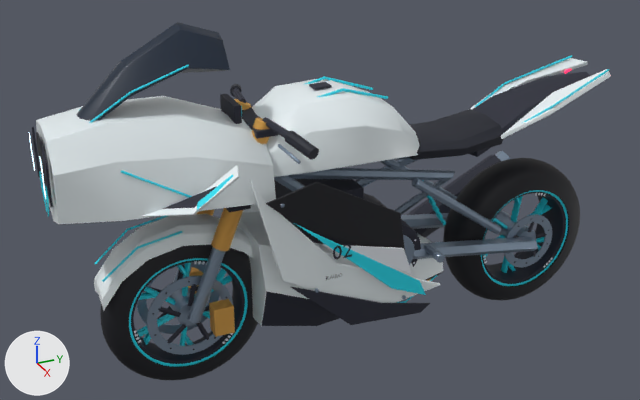
The glTF model docs/art/cyber-bike-options/ghost/ghost.glb as it was, and as the next commit left it.
Before and after are seen from a 50 mm lens placed at (2.64, -1.36, 1.92), pointed at (-0.02, -0.16, 0.59). Lighting does not change. The marker at lower left points along +X, +Y and +Z. The picture after the commit comes second. Vertices at exactly the same position are counted once.

The older version as bpy lines, for what is in view:
```python
ob_bike_body = bpy.data.objects.new('bike_body', me_bike_body)
ob_bike_body.location = (0.0, 0.0, 0.0)
ob_wheel_f = bpy.data.objects.new('wheel_f', me_wheel_f)
ob_wheel_f.location = (0.0, 0.0, 0.0)
ob_wheel_r = bpy.data.objects.new('wheel_r', me_wheel_r)
ob_wheel_r.location = (0.0, 0.0, 0.0)
```
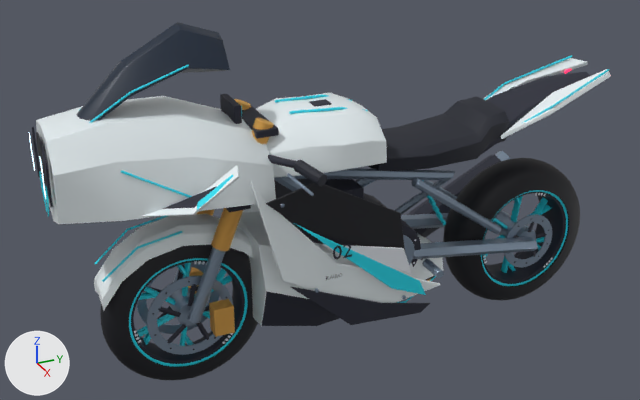
Location of each change, (x1, y1, x2, y2) in pixels of the pictures (640 x 400 px; the box of a moved part takes in the faces that stretch with it):
part 1 of me_bike_body, moved or reshaped
    before: (305, 76, 373, 90)
    after: (275, 95, 352, 103)
part 2 of me_bike_body, moved or reshaped
    before: (318, 88, 388, 99)
    after: (289, 107, 368, 114)
part 3 of me_bike_body, moved or reshaped
    before: (309, 82, 332, 90)
    after: (309, 99, 332, 106)
part 4 of me_bike_body, moved or reshaped (not visible afterwards)
    before: (230, 84, 242, 97)
part 5 of me_bike_body, moved or reshaped (not visible afterwards)
    before: (285, 131, 319, 160)
part 6 of me_bike_body, moved or reshaped
    before: (278, 144, 301, 164)
    after: (287, 173, 314, 196)
part 7 of me_bike_body, moved or reshaped
    before: (424, 243, 445, 263)
    after: (422, 259, 444, 278)
part 8 of me_bike_body, added (black)
    after: (294, 160, 327, 186)
part 9 of me_bike_body, rebuilt
    before: (409, 109, 503, 160)
    after: (368, 96, 509, 171)
part 10 of me_bike_body, added
    after: (268, 155, 297, 168)
part 11 of me_bike_body, deleted
    before: (262, 117, 289, 138)
part 12 of me_bike_body, deleted
    before: (232, 88, 246, 103)
part 13 of me_bike_body, moved or reshaped
    before: (252, 79, 419, 177)
    after: (256, 93, 387, 178)

What changed in the scene script:
```text
Change me_bike_body:
    used by ob_bike_body; location = (0.0, 0.0, 0.0)
    remove me_bike_body.from_pydata(...)  # 4285 vertices, 7938 faces; spans x -0.36..0.36, y -1.12..1.02, z 0.16..1.29
    add me_bike_body.from_pydata(...)  # 4495 vertices, 8342 faces; spans x -0.36..0.36, y -1.12..1.02, z 0.16..1.29
    me_bike_body part 1: the loose piece of 32 vertices spanning x -0.08..-0.05, y -0.31..0.06, z 0.97..1.03 is multiplied about its middle by the matrix ((0.983, -0.011, 0.048), (-0.163, 0.818, 0.587), (0.213, -0.088, 0.329)), then moved by (0.0, -0.03, -0.04)
    me_bike_body part 2: the loose piece of 32 vertices spanning x 0.05..0.08, y -0.31..0.06, z 0.97..1.03 is multiplied about its middle by the matrix ((0.983, 0.011, -0.048), (0.163, 0.818, 0.587), (-0.213, -0.088, 0.329)), then moved by (0.0, -0.03, -0.04)
    me_bike_body part 3: the loose piece of 24 vertices spanning x -0.02..0.02, y -0.2..-0.14, z 1.02..1.03 is moved by (0.0, 0.0, -0.06)
    me_bike_body part 4: the loose piece of 60 vertices spanning x -0.36..-0.24, y -0.41..-0.33, z 0.92..0.98 is multiplied about its middle by the matrix ((0.595, 1.689, 0.0), (0.241, -0.085, -1.643), (-0.462, 0.163, 0.579)), then moved by (0.2, -0.09, -0.09), in mat_dark (dark blue #202333)
    me_bike_body part 5: the loose piece of 60 vertices spanning x 0.24..0.36, y -0.41..-0.33, z 0.92..0.98 is multiplied about its middle by the matrix ((0.595, -1.689, 0.0), (-0.241, -0.085, -1.643), (0.462, 0.163, 0.579)), then moved by (-0.2, -0.09, -0.09), in mat_dark (dark blue #202333)
    me_bike_body part 6: the loose piece of 36 vertices spanning x 0.25..0.36, y -0.43..-0.4, z 0.91..0.94 is moved by (0.0, 0.04, -0.11)
    me_bike_body part 7: the loose piece of 48 vertices spanning x 0.14..0.24, y 0.18..0.22, z 0.38..0.42 is moved by (0.0, 0.0, -0.06)
    me_bike_body part 8: the loose piece of 60 vertices spanning x 0.24..0.36, y -0.41..-0.33, z 0.92..0.98 is copied, and the copy is moved by (0.0, 0.03, -0.1); it spans x 0.24..0.36, y -0.38..-0.3, z 0.82..0.88
    me_bike_body part 9: the loose piece of 58 vertices spanning x -0.14..0.14, y 0.14..0.51, z 0.73..0.83 is rebuilt with 97 vertices and now spans x -0.14..0.14, y 0.0..0.53, z 0.7..0.87
    me_bike_body part 10: a new loose piece of 64 vertices spanning x 0.1..0.26, y -0.47..-0.35, z 0.85..0.88, in mat_dark (dark blue #202333)
    me_bike_body part 11: the loose piece of 64 vertices spanning x 0.1..0.34, y -0.42..-0.34, z 0.93..0.98 is deleted
    me_bike_body part 12: the loose piece of 64 vertices spanning x -0.34..-0.1, y -0.42..-0.34, z 0.93..0.98 is deleted
    me_bike_body part 13: 27 vertices moved from x -0.21..0.21, y -0.29..0.17, z 0.74..1.02 to x -0.21..0.21, y -0.29..-0.01, z 0.74..0.97; 41 vertices removed from x -0.19..0.19, y -0.29..0.17, z 0.74..1.02; 52 vertices added at x -0.21..0.21, y -0.42..0.03, z 0.74..0.97
    other edits to the shape of me_bike_body do not show in these pictures
```
